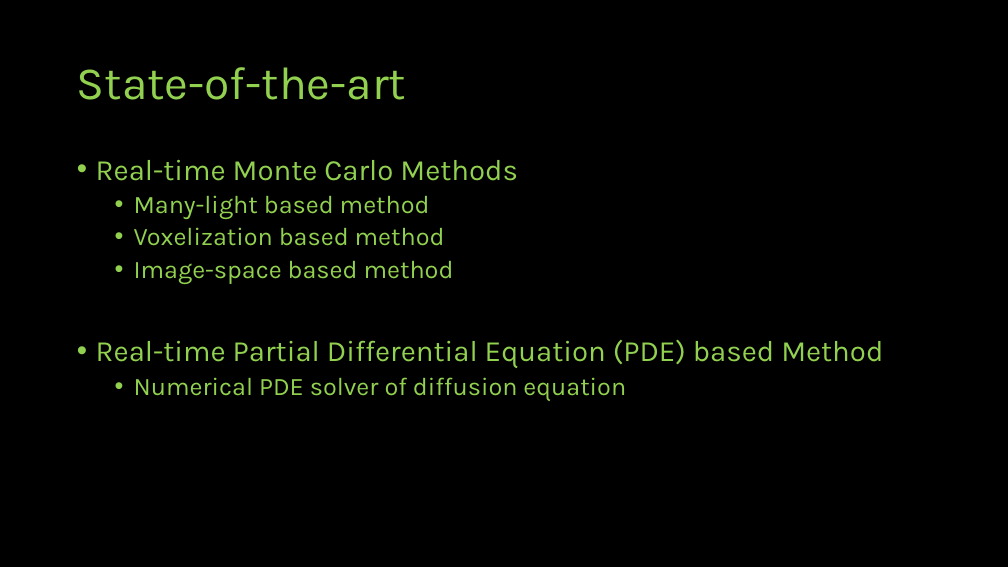
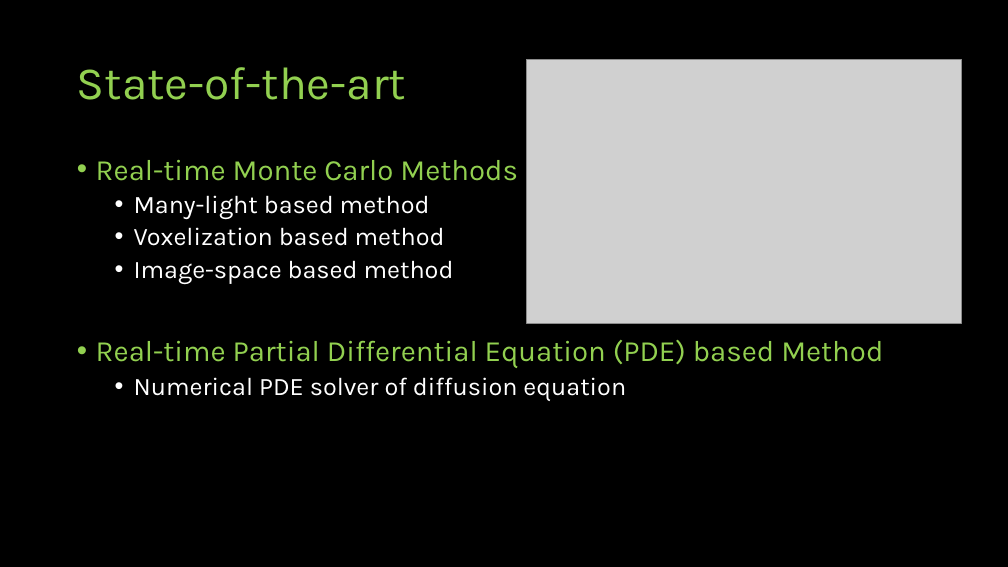
Before and after one commit to jazzboysc/RTGI, a slide deck: slide 4 of Docs/Real-time Global Illumination.pptx. Drawn at 1008x567 pixels with LibreOffice and Linux fonts; fonts in the diff are those of the drawing; grey boxes stand for pictures. Boxes give left, top, right and bottom in pixels: in the first picture for what was removed or moved away, otherwise in the second. Text is boxed around its words. In the diff, an @@ line names an element or a change of style, - is before the commit and + after.

```diff
--- a/Docs/Real-time Global Illumination.pptx
+++ b/Docs/Real-time Global Illumination.pptx
@@ picture added at (527, 60, 962, 324) @@
@@ text at (134, 195, 626, 401): text colour #92D050 to #FFFFFF in "Many-light based method", "Voxelization based method", "Image-space based method", "Numerical PDE solver of diffusion equation" @@
```
Also in this commit, not shown: 4 other slides changed, 9 slides added.
